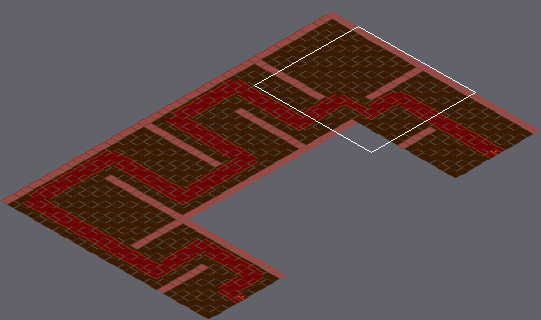
One commit to this Tiled map (JSON): assets/tiledmap/Levels/level6.json. Above, an overview of the earlier version with the close-up marked.
Close-up. Earlier state:
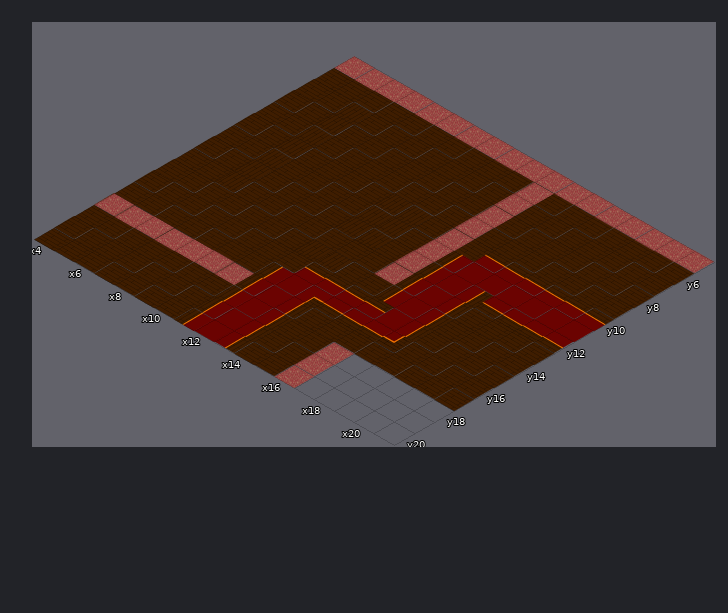
Cells are 182x104 px. Isometric: x runs down to the right, y down to the left. Shown: x 4..21, y 5..20. The commit also changed other parts of the map, which this record leaves out.
After the commit:
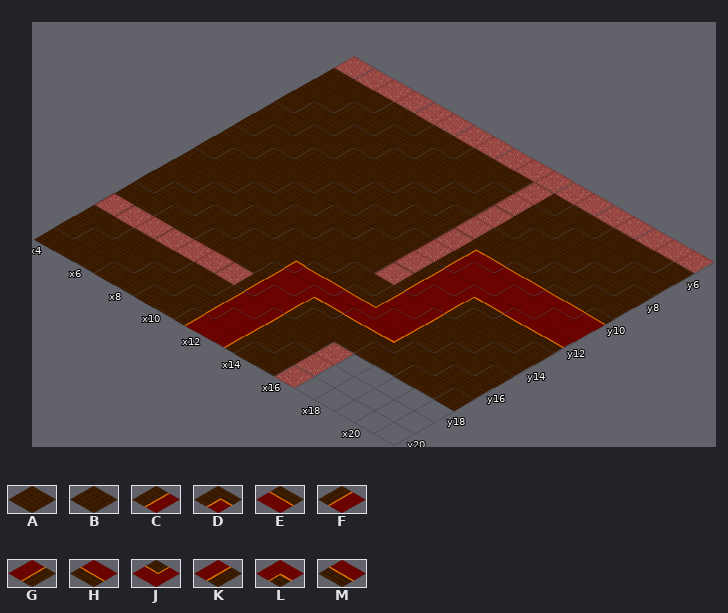
Key: from "floor": A 0, B 0 flipped left-right, C 4, D 5, E 6, F 6 flipped left-right, G 6 flipped up-down, H 6 turned 180, J 7, K 8, L 9, M 10.
_ is an empty cell.
Difference:
Layer "floor":
Tile B becomes tile A in row 7 at x 6.
Tile F becomes tile C in rows 11 to 14 at x 15; in rows 16 to 20 at x 11.
Tile A becomes tile D in row 10 at x 15; in row 15 at x 11.
Tile E becomes tile J in row 15 at x 15.
Tile G becomes tile K in rows 13 to 15 at x 17; in rows 17 to 20 at x 13.
Tile G becomes tile L in row 12 at x 17.
Tile H becomes tile M in row 12 at x 18 to 21; in row 16 at x 14 to 16.
